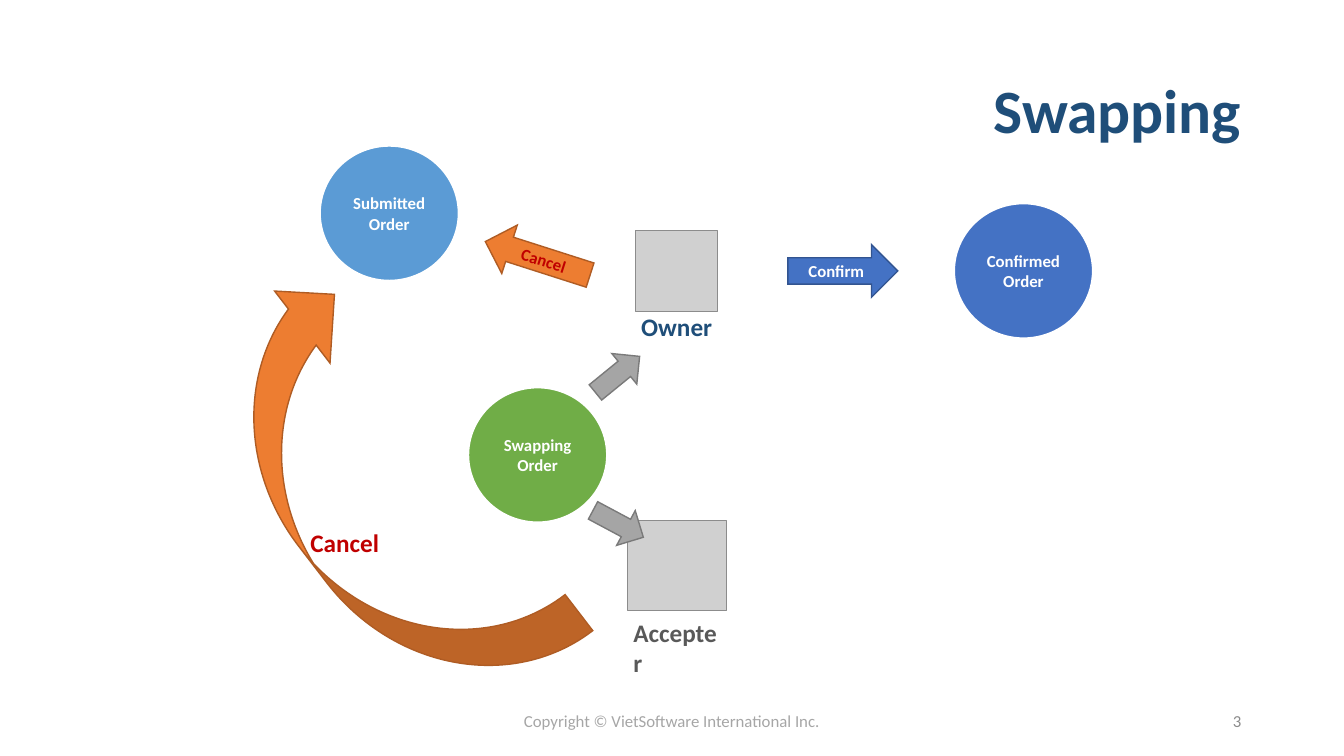
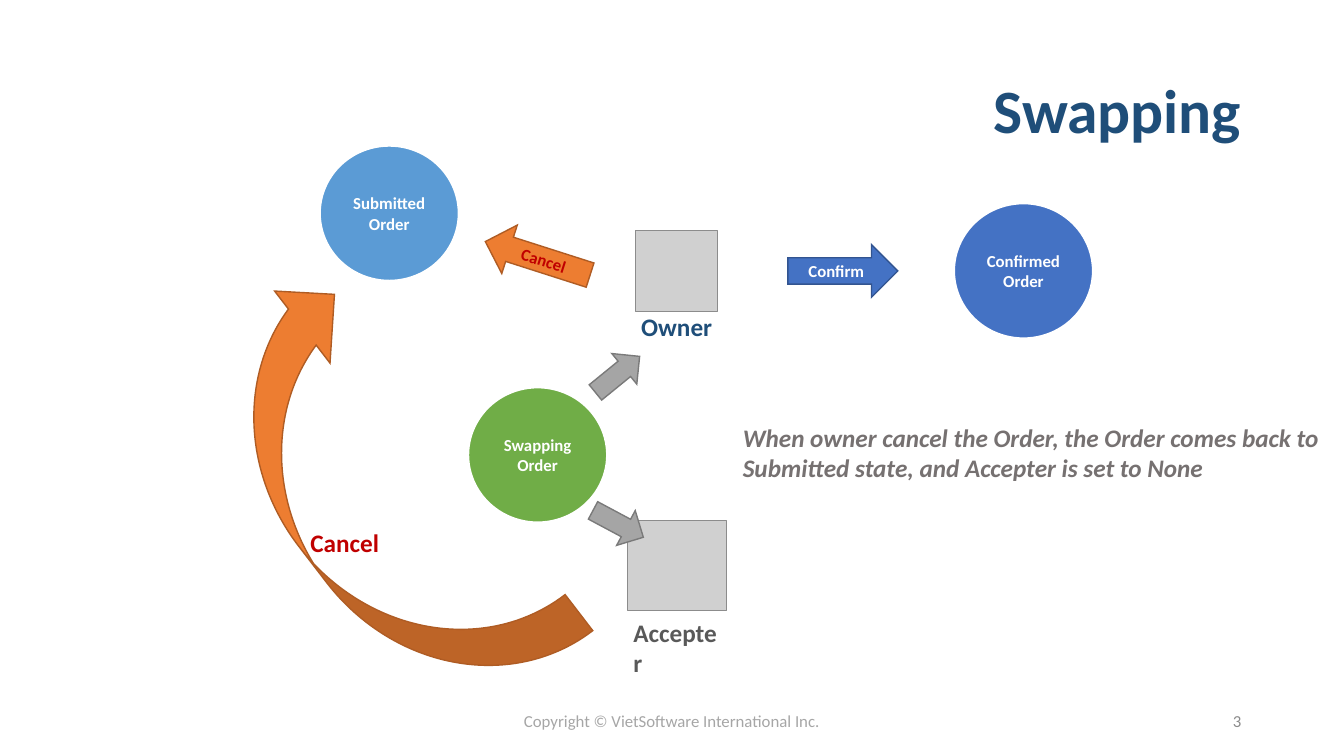
Before and after one commit to currencyswap/currencyswap2, a slide deck: slide 3 of doc/Requirements/Order State.pptx. Drawn at 1344x756 pixels with LibreOffice and Linux fonts; fonts in the diff are those of the drawing; grey boxes stand for pictures; background and template pictures are left out. Boxes give left, top, right and bottom in pixels: in the first picture for what was removed or moved away, otherwise in the second. Text is boxed around its words. In the diff, an @@ line names an element or a change of style, - is before the commit and + after.

```diff
--- a/doc/Requirements/Order State.pptx
+++ b/doc/Requirements/Order State.pptx
@@ text added at [743,429,1319,480], 18 pt, text #767171, bold, italic @@
+When owner cancel the Order, the Order comes back to
+Submitted state, and Accepter is set to None
```
Also in this commit, not shown: 1 other file.
